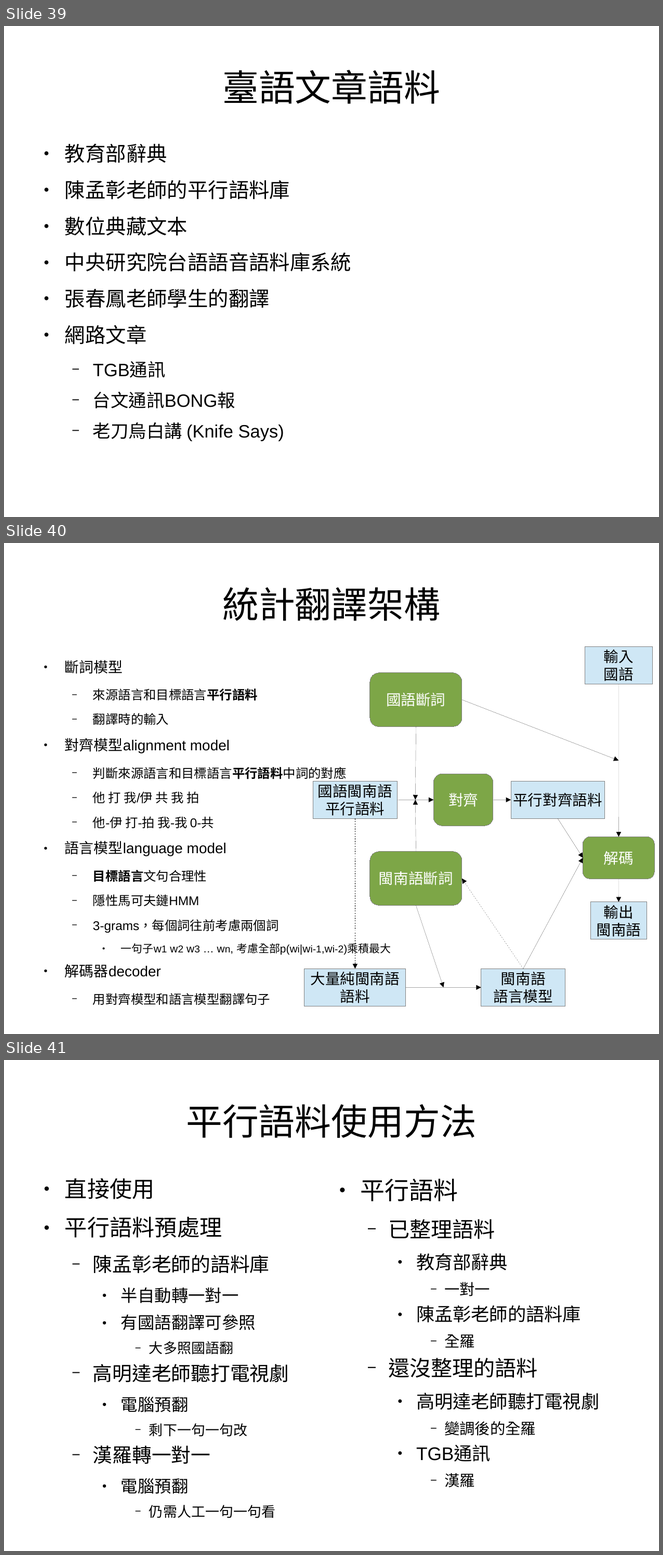
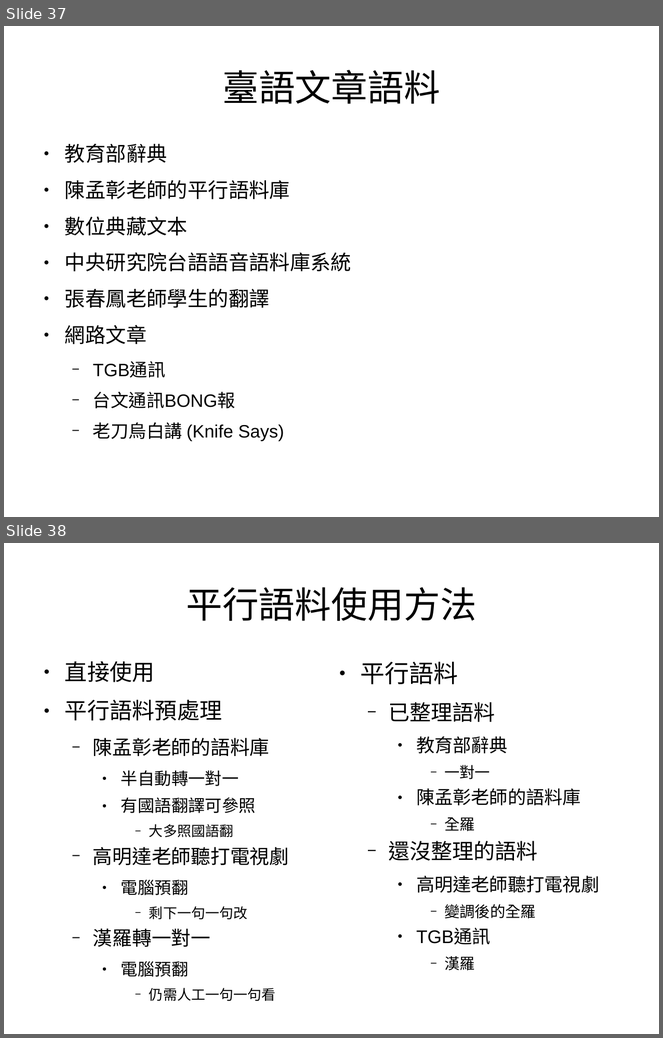
Before and after one commit to sih4sing5hong5/po3-ko3_tau5-iann2-phinn3, a slide deck: 翻譯報告.odp. Shown one above the other, each under a label of ours: slides 39, 40 and 41 before the commit, slides 37 and 38 after it. The pictures are 663x1555 and 663x1038 pixels, drawn with LibreOffice and Linux fonts; fonts in the diff are those of the drawing. Boxes give left, top, right and bottom in pixels: in the first picture for what was removed or moved away, otherwise in the second. Text is boxed around its words. In the diff, an @@ line names an element or a change of style, - is before the commit and + after.

```diff
--- a/翻譯報告.odp
+++ b/翻譯報告.odp
@@ slide 40 removed at [4, 543, 659, 1034], background #FFFFFF @@
@@ title removed at [222, 587, 440, 621] @@
-統計翻譯架構
@@ text removed at [65, 689, 391, 1005] @@
-● 斷詞模型
-  − 來源語言和目標語言平行語料
-  − 翻譯時的輸入
-● 對齊模型alignment model
-  − 判斷來源語言和目標語言平行語料中詞的對應
-  − 他 打 我/伊 共 我 拍
-  − 他-伊 打-拍 我-我 0-共
-● 語言模型language model
-  − 目標語言文句合理性
-  − 隱性馬可夫鏈HMM
-  − 3-grams，每個詞往前考慮兩個詞
-    ● 一句子w1 w2 w3 … wn, 考慮全部p(wi|wi-1,wi-2)乘積最大
-● 解碼器decoder
-  − 用對齊模型和語言模型翻譯句子
@@ group removed at [304, 646, 655, 1007]: 13 arrows, 6 rectangles, 4 rounded rectangles @@
-輸入
-國語
-國語斷詞
-對齊
-閩南語
-語言模型
-平行對齊語料
-解碼
-輸出
-閩南語
-國語閩南語
-平行語料
-閩南語斷詞
-大量純閩南語
-語料
@@ what was slide 39 is now slide 37 @@
@@ what was slide 41 is now slide 38 @@
```
Also in this commit, not shown: 9 slides changed, 3 slides added, 1 other slide removed.
